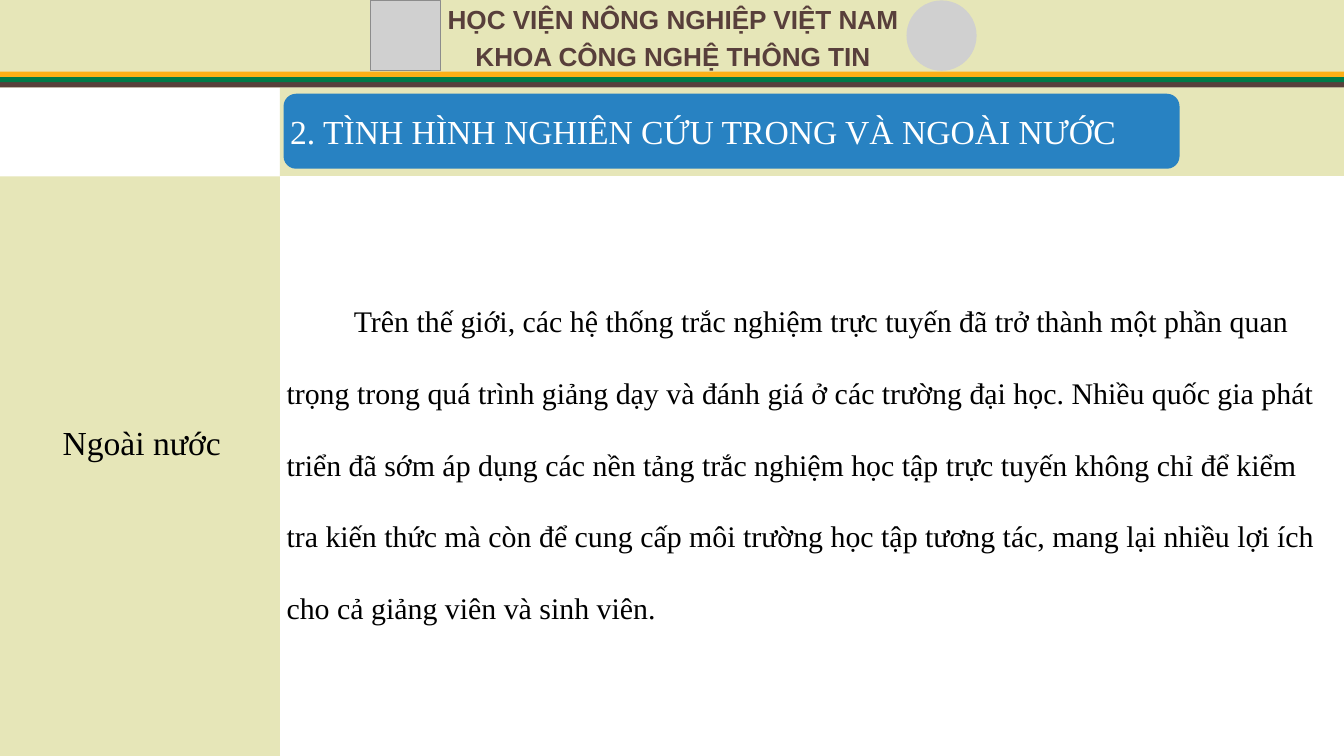
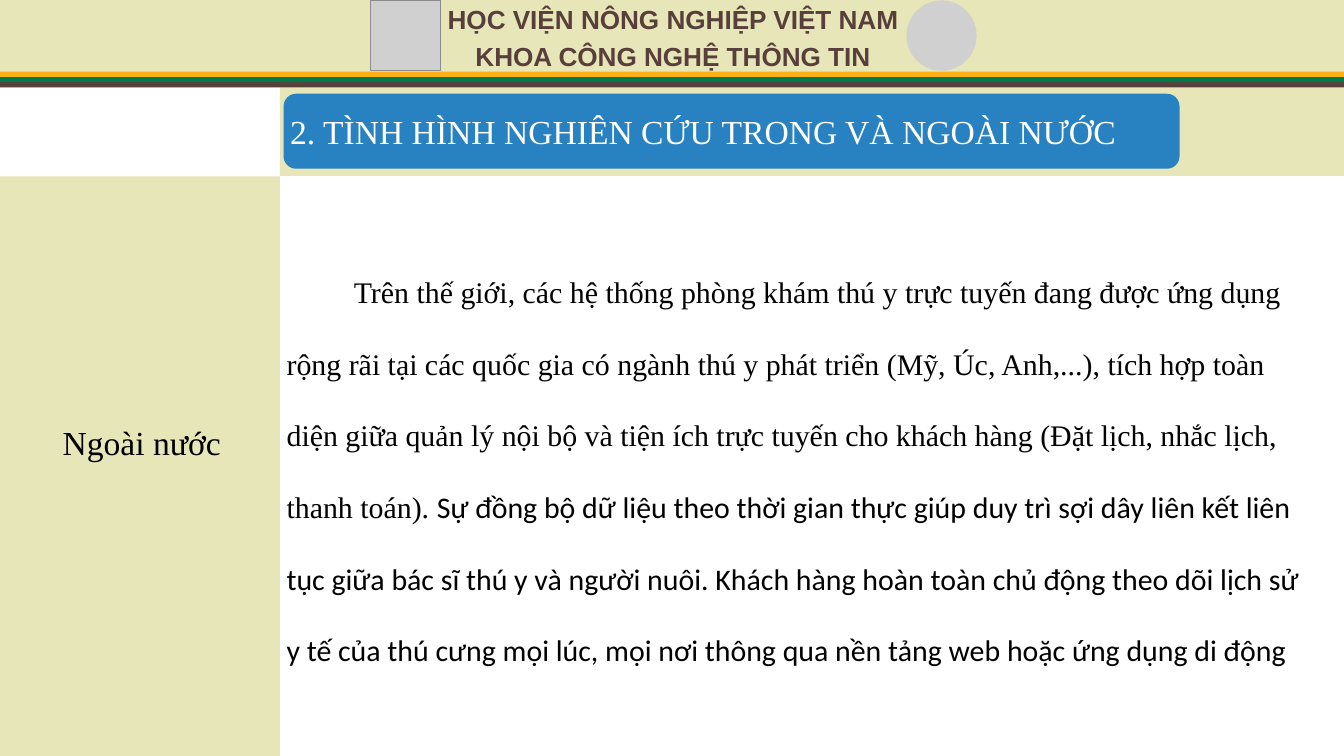
Before and after one commit to HungTran1412/veterinary-clinic-api, a slide deck: slide 9 of VeterinaryClinic.API/wwwroot/Document/TrinhChieu_KLTN.pptx. Drawn at 1344x756 pixels with LibreOffice and Linux fonts; fonts in the diff are those of the drawing; grey boxes stand for pictures. Boxes give left, top, right and bottom in pixels: in the first picture for what was removed or moved away, otherwise in the second. Text is boxed around its words. In the diff, an @@ line names an element or a change of style, - is before the commit and + after.

```diff
--- a/VeterinaryClinic.API/wwwroot/Document/TrinhChieu_KLTN.pptx
+++ b/VeterinaryClinic.API/wwwroot/Document/TrinhChieu_KLTN.pptx
@@ text at [287, 281, 1299, 666]: text changed @@
-Trên thế giới, các hệ thống trắc nghiệm trực tuyến đã trở thành một phần quan trọng trong quá trình giảng dạy và đánh giá ở các trường đại học. Nhiều quốc gia phát triển đã sớm áp dụng các nền tảng trắc nghiệm học tập trực tuyến không chỉ để kiểm tra kiến thức mà còn để cung cấp môi trường học tập tương tác, mang lại nhiều lợi ích cho cả giảng viên và sinh viên.
+Trên thế giới, các hệ thống phòng khám thú y trực tuyến đang được ứng dụng rộng rãi tại các quốc gia có ngành thú y phát triển (Mỹ, Úc, Anh,...), tích hợp toàn diện giữa quản lý nội bộ và tiện ích trực tuyến cho khách hàng (Đặt lịch, nhắc lịch, thanh toán). Sự đồng bộ dữ liệu theo thời gian thực giúp duy trì sợi dây liên kết liên tục giữa bác sĩ thú y và người nuôi. Khách hàng hoàn toàn chủ động theo dõi lịch sử y tế của thú cưng mọi lúc, mọi nơi thông qua nền tảng web hoặc ứng dụng di động
```
Also in this commit, not shown: 5 other slides changed.
